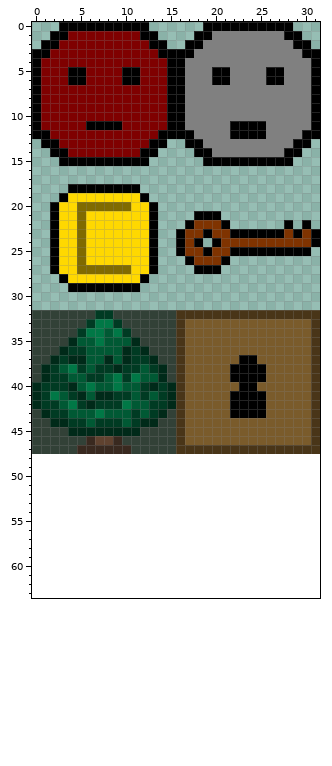
Two states of a pixel-art sprite, assets/Untitled.png. Above, as it was before the edit.
The file is 32x48 pixels. Pixels under 10% opacity are left out. Colours within 5 levels of each other are drawn and written as one. The old version is drawn lined up with the new one, on the new canvas.
New version:
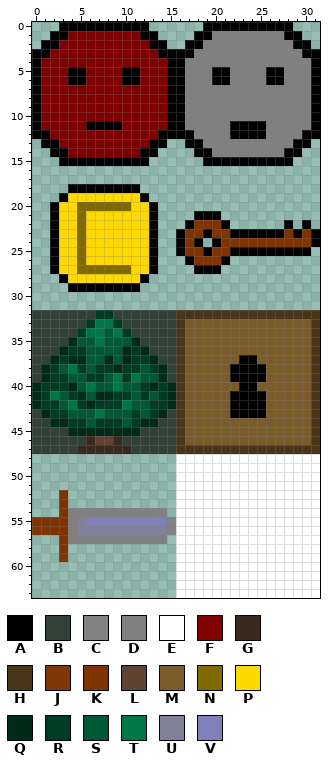
Palette (. is transparent): A #000000  B #324137  C #808080f6  D #808080  E #ffffff  F #7f0000  G #39291f  H #493518  J #7f3300f7  K #7f3300  L #5f422f  M #7a5b2b  N #7f6a00  P #ffd800  Q #002a19  R #003b23  S #005934  T #007846  U #80809b  V #8080b8
What changed:
canvas 32x48 -> 32x64
Changed rows in their new state; - is an unchanged pixel.
first column x 0:
48 ----------------EEEEEEEEEEEEEEEE
49 ----------------EEEEEEEEEEEEEEEE
50 ----------------EEEEEEEEEEEEEEEE
51 ----------------EEEEEEEEEEEEEEEE
52 ---K------------EEEEEEEEEEEEEEEE
53 ---K------------EEEEEEEEEEEEEEEE
54 ---KDDDDDDDDDCC-EEEEEEEEEEEEEEEE
55 KKKKDUVVVVVVVVVCEEEEEEEEEEEEEEEE
56 JJKKDUUUUUUUUUUDEEEEEEEEEEEEEEEE
57 ---KDDDDDDDDDDD-EEEEEEEEEEEEEEEE
58 ---K------------EEEEEEEEEEEEEEEE
59 ---J------------EEEEEEEEEEEEEEEE
60 ----------------EEEEEEEEEEEEEEEE
61 ----------------EEEEEEEEEEEEEEEE
62 ----------------EEEEEEEEEEEEEEEE
63 ----------------EEEEEEEEEEEEEEEE
Changed places in both pictures, as pixel boxes (x1, y1, x2, y2):
added: (32, 454, 320, 598)
